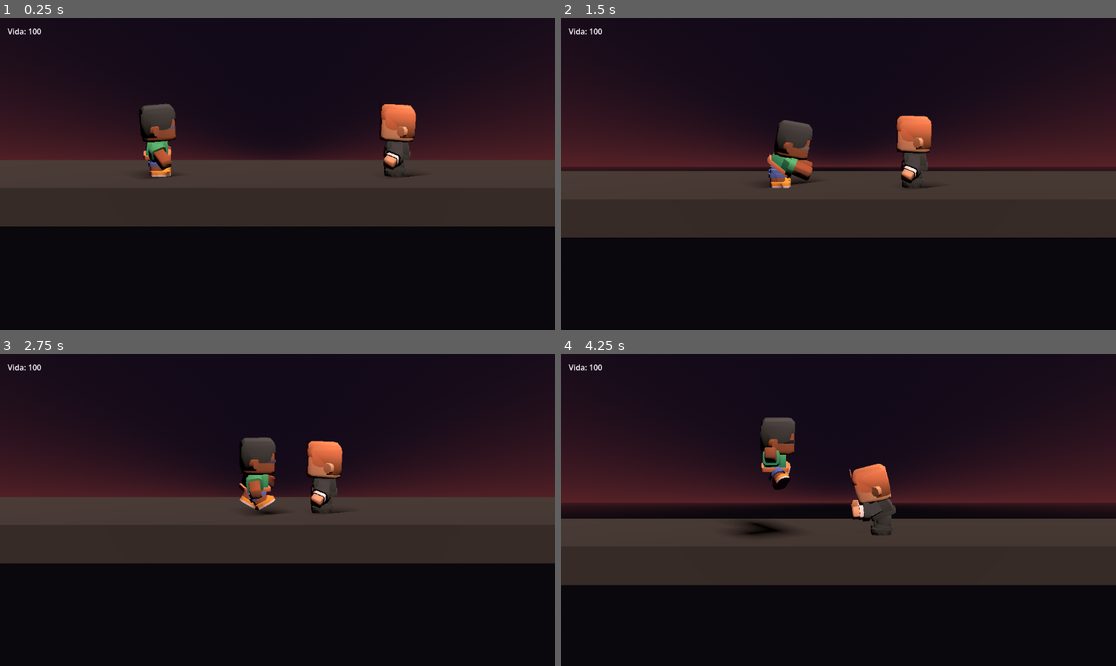
Above: before the commit, frames 1-4 (two rows, left to right).
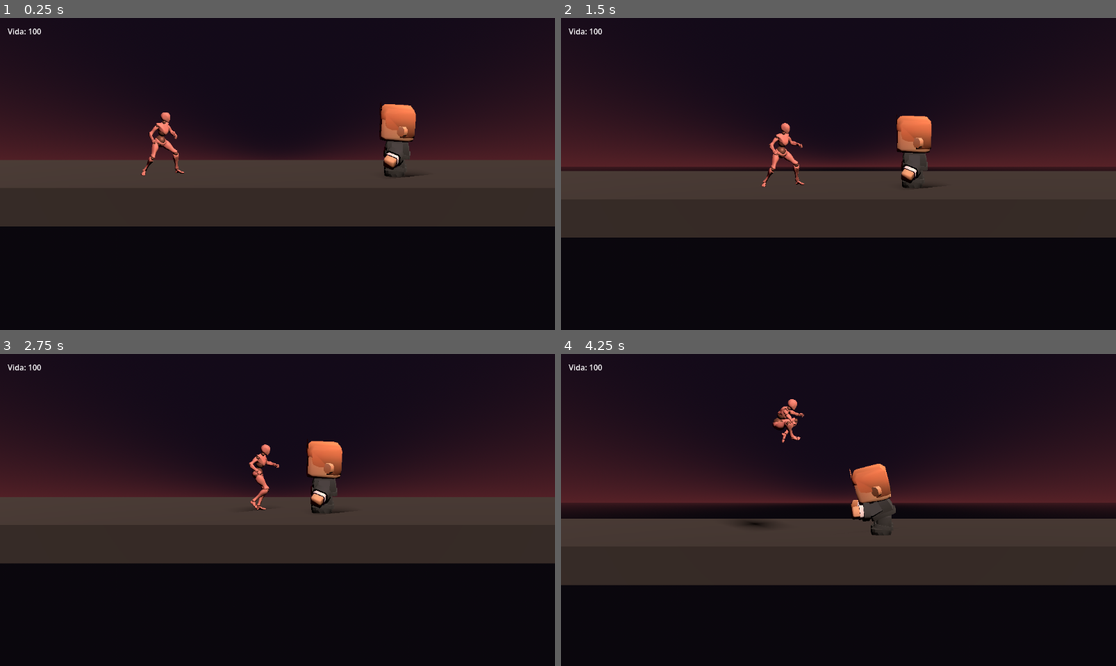
Above: after the commit, the same moments.

Repository: Sangope/DuelsSouls
Game: Godot game, scene res://main.tscn
Two runs of this game, one before a commit and one after it. Both use one fixed random seed, a clock stepped at 60 frames per second and the inputs below.
Inputs (mouse positions are in pixels of both pictures, inside the frame that each line leads up to):
- Up to frame 1 (0.25 s): no input
- Up to frame 2 (1.5 s): move the mouse to (960, 158) at 0.52 s; hold D (move_right) 0.53-1.28 s; tap J (ataque) at 0.6 s; tap Space (p1_saltar) at 0.77 s; move the mouse to (727, 189) at 1.27 s; hold Down from 1.28 s (still down); tap C (p1_pocion) at 1.35 s
- Up to frame 3 (2.75 s): tap Space (p1_saltar) at 1.52 s; move the mouse to (333, 441) at 2.02 s; release Down at 2.03 s; hold D (move_right) from 2.03 s (still down); tap Left (p2_move_left) at 2.1 s
- Up to frame 4 (4.25 s): move the mouse to (810, 572) at 2.77 s; release D (move_right) at 2.78 s; hold W (move_up) 2.78-3.53 s; tap Right (p2_move_right) at 2.85 s; tap Space (p1_saltar) at 3.02, 3.77 s; move the mouse to (1005, 556) at 3.52 s; hold A (move_left) from 3.53 s (still down); tap P (p2_pocion) at 3.6 s

The runs differ from the first frame. In frame 1, 1.2% of the frame differs, in the area x 25-34%, y 27-52%; in frame 2, 1.4%; in frame 3, 1.3%; in frame 4, 1.5%, in the area x 31-53%, y 14-59%.

Commit message:
Integrar nuevo modelo Mixamo X-Bot con espada y escudo para Jugador 1

Diff:
--- a/main.tscn
+++ b/main.tscn
@@ -1,7 +1,7 @@
 [gd_scene format=3]
 
 [ext_resource type="Script" path="res://personaje.gd" id="1_pj"]
-[ext_resource type="PackedScene" path="res://personaje/character-male-a.glb" id="2_modelo"]
+[ext_resource type="PackedScene" path="res://personaje/xbot_combatiente.glb" id="2_modelo"]
 [ext_resource type="Script" path="res://camara_sigue.gd" id="3_cam"]
 [ext_resource type="PackedScene" path="res://personaje/character-male-d.glb" id="4_modelo_rival"]
 [ext_resource type="Script" path="res://salud.gd" id="5_salud"]
@@ -113,7 +113,7 @@
 shape = SubResource("Capsula")
 
 [node name="Modelo" parent="Personaje" instance=ExtResource("2_modelo")]
-transform = Transform3D(-2.6, 0, 0, 0, 2.6, 0, 0, 0, -2.6, 0, 0, 0)
+transform = Transform3D(-1, 0, 0, 0, 1, 0, 0, 0, -1, 0, 0, 0)
 
 [node name="Salud" type="Node" parent="Personaje"]
 script = ExtResource("5_salud")
--- a/personaje.gd
+++ b/personaje.gd
@@ -138,11 +138,15 @@
 
 func animar():
 	if accion != "":
-		anim.play(accion)
+		if anim.has_animation(accion):
+			anim.play(accion)
+		elif anim.has_animation("attack"):
+			anim.play("attack")
 		return
 	match estado:
 		Estado.QUIETO:
-			anim.play("idle")
+			if anim.has_animation("idle"):
+				anim.play("idle")
 		Estado.CAMINAR:
 			var hacia_rival_x = 1.0
 			if rival != null and is_instance_valid(rival):
@@ -153,9 +157,13 @@
 			else:
 				anim.play("walk", -1, 1.0)
 		Estado.AIRE:
-			anim.play("jump" if velocity.y > 0 else "fall")
+			if anim.has_animation("fall") and velocity.y <= 0:
+				anim.play("fall")
+			elif anim.has_animation("jump"):
+				anim.play("jump")
 		Estado.CURANDO:
-			anim.play("pick-up")
+			if anim.has_animation("pick-up"):
+				anim.play("pick-up")
 
 
 func recibir_golpe(danio):
Binary file added: personaje/xbot_combatiente.glb
Not shown, added: personaje/xbot_combatiente.glb.import
